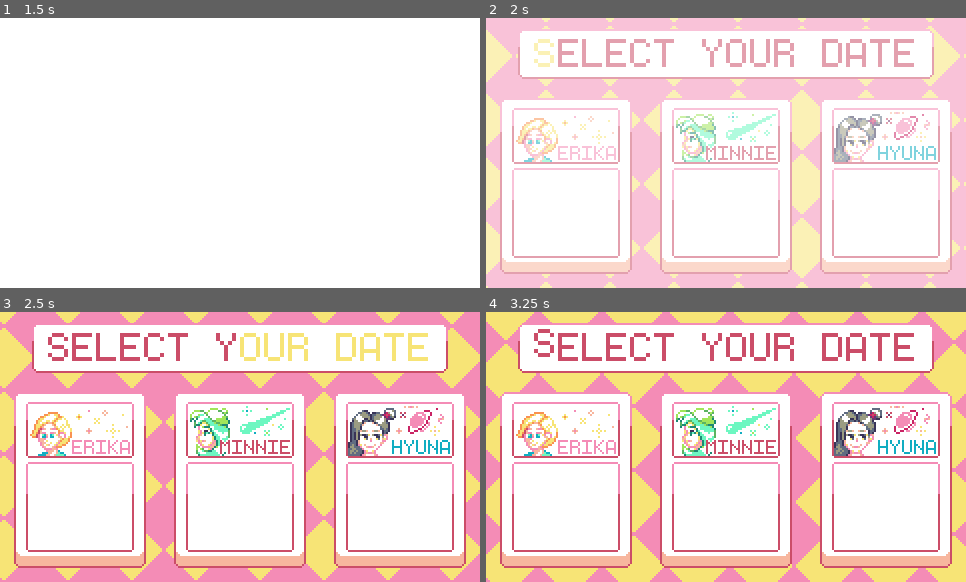
Above: before the commit, frames 1-4 (two rows, left to right).
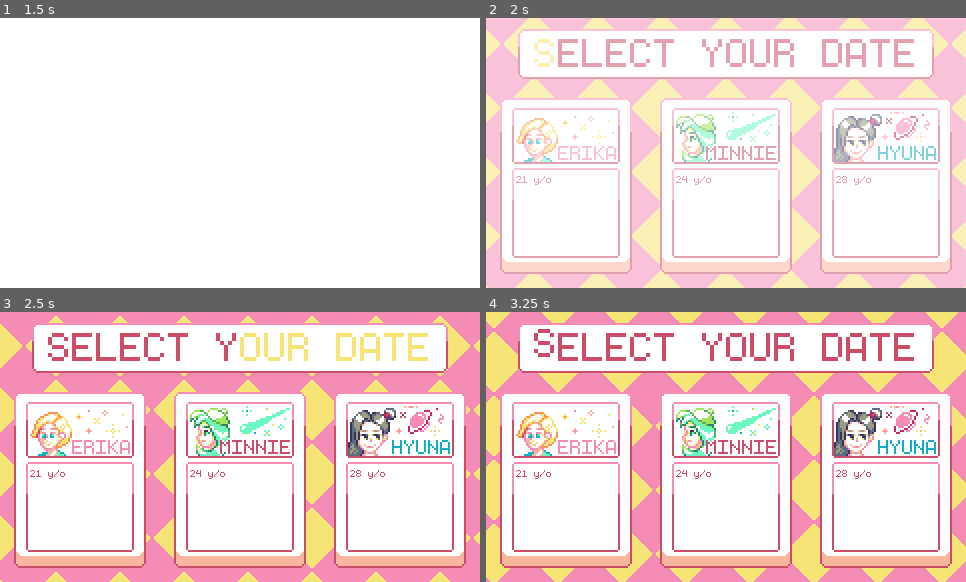
Above: after the commit, the same moments.

Repository: MaiGamesDev/PixelMate
Game: Godot game, scene res://Source/Main/StartMenu.tscn
Two runs of this game, one before a commit and one after it. Both use one fixed random seed, a clock stepped at 60 frames per second and the inputs below.
Inputs (mouse positions are in pixels of both pictures, inside the frame that each line leads up to):
- Up to frame 1 (1.5 s): tap Enter at 0.5 s
- Up to frame 2 (2 s): no input
- Up to frame 3 (2.5 s): click (81, 479) at 2 s
- Up to frame 4 (3.25 s): click (726, 479) at 2.75 s

Frame 1 is identical in both runs. In frame 2, 11% of the frame differs, in the area x 0-100%, y 0-100%; in frame 3, 11%; in frame 4, 11%.

Commit message:
level select update

Diff:
--- a/PM/Source/Main/LevelSelect.tscn
+++ b/PM/Source/Main/LevelSelect.tscn
@@ -9,6 +9,7 @@
 [ext_resource path="res://Source/Main/Button.gd" type="Script" id=7]
 [ext_resource path="res://Art/Lucky/Level Select Assets/DataCard3.png" type="Texture" id=8]
 [ext_resource path="res://Source/Main/LevelSelect.gd" type="Script" id=9]
+[ext_resource path="res://Resource/Font/monogram.ttf" type="DynamicFontData" id=10]
 
 [sub_resource type="AtlasTexture" id=1]
 atlas = ExtResource( 4 )
@@ -201,11 +202,15 @@
 "values": [ Color( 1, 1, 1, 1 ), Color( 1, 1, 1, 1 ), Color( 1, 1, 1, 0 ) ]
 }
 
+[sub_resource type="DynamicFont" id=42]
+font_data = ExtResource( 10 )
+
 [node name="LevelSelect" type="Node"]
 script = ExtResource( 9 )
 
 [node name="BackGround" type="AnimatedSprite" parent="."]
 frames = SubResource( 17 )
+frame = 13
 playing = true
 centered = false
 
@@ -272,6 +277,18 @@
 "_edit_use_anchors_": false
 }
 
+[node name="Label" type="Label" parent="UILayer/UI/VBoxContainer/Button/Erika"]
+margin_left = 16.0
+margin_top = 74.0
+margin_right = 116.0
+margin_bottom = 156.0
+custom_colors/font_color = Color( 0.796078, 0.301961, 0.407843, 1 )
+custom_fonts/font = SubResource( 42 )
+text = "21 y/o"
+__meta__ = {
+"_edit_use_anchors_": false
+}
+
 [node name="Control" type="Control" parent="UILayer/UI/VBoxContainer/Button"]
 margin_left = 150.0
 margin_right = 170.0
@@ -299,6 +316,18 @@
 "_edit_use_anchors_": false
 }
 
+[node name="Label" type="Label" parent="UILayer/UI/VBoxContainer/Button/Minnie"]
+margin_left = 16.0
+margin_top = 74.0
+margin_right = 116.0
+margin_bottom = 156.0
+custom_colors/font_color = Color( 0.796078, 0.301961, 0.407843, 1 )
+custom_fonts/font = SubResource( 42 )
+text = "24 y/o"
+__meta__ = {
+"_edit_use_anchors_": false
+}
+
 [node name="Control2" type="Control" parent="UILayer/UI/VBoxContainer/Button"]
 margin_left = 310.0
 margin_right = 330.0
@@ -326,6 +355,18 @@
 "_edit_use_anchors_": false
 }
 
+[node name="Label" type="Label" parent="UILayer/UI/VBoxContainer/Button/Hyuna"]
+margin_left = 16.0
+margin_top = 74.0
+margin_right = 116.0
+margin_bottom = 156.0
+custom_colors/font_color = Color( 0.796078, 0.301961, 0.407843, 1 )
+custom_fonts/font = SubResource( 42 )
+text = "28 y/o"
+__meta__ = {
+"_edit_use_anchors_": false
+}
+
 [node name="Control2" type="Control" parent="UILayer/UI/VBoxContainer"]
 margin_top = 260.0
 margin_right = 480.0
@@ -333,6 +374,7 @@
 rect_min_size = Vector2( 0, 10 )
 
 [node name="FadeInEffect" type="ColorRect" parent="UILayer"]
+visible = false
 margin_right = 480.0
 margin_bottom = 270.0
 mouse_filter = 2
Not shown: 1 places in PM/Source/Main/LevelSelect.tscn that only renumber resources
